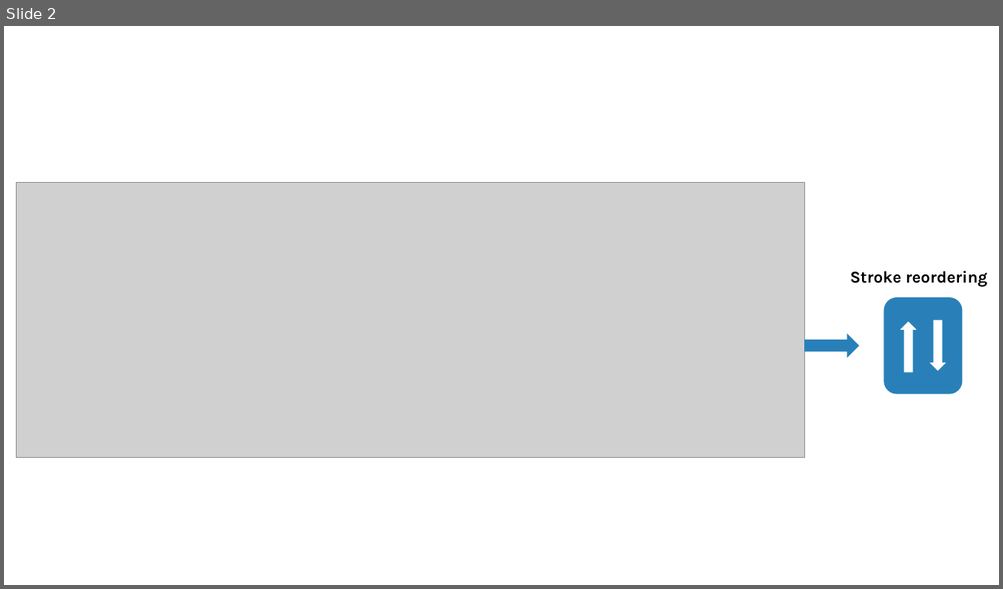
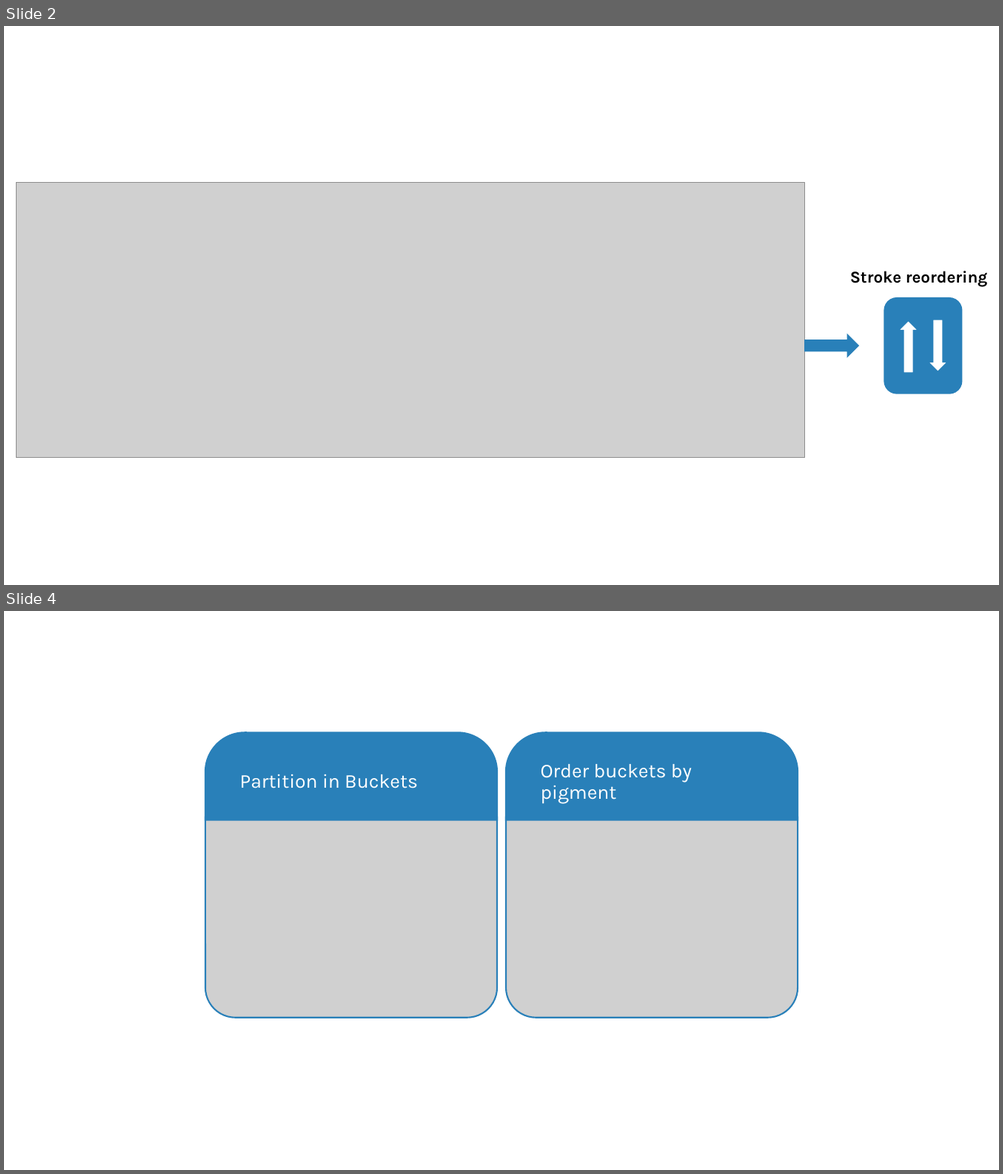
Before and after one commit to SimonMeersschaut/paint-bot, a slide deck: docs/stroke_algorithm/figures.pptx. Shown one above the other, each under a label of ours: slide 2 before the commit, slides 2 and 4 after it; the slides between them are not shown. The pictures are 1003x589 and 1003x1174 pixels, drawn with LibreOffice and Linux fonts; fonts in the diff are those of the drawing; grey boxes stand for pictures. Boxes give left, top, right and bottom in pixels: in the first picture for what was removed or moved away, otherwise in the second. Text is boxed around its words. In the diff, an @@ line names an element or a change of style, - is before the commit and + after.

```diff
--- a/docs/stroke_algorithm/figures.pptx
+++ b/docs/stroke_algorithm/figures.pptx
@@ slide 4 added at <box>4,611,999,1170</box>, background #FFFFFF @@
@@ group added at <box>205,732,798,1019</box>: 2 pictures, 2 round same rects, 2 texts @@
+Partition in Buckets
+Order buckets by pigment
```
Also in this commit, not shown: 1 slide changed, 1 other slide added, 6 other files.
